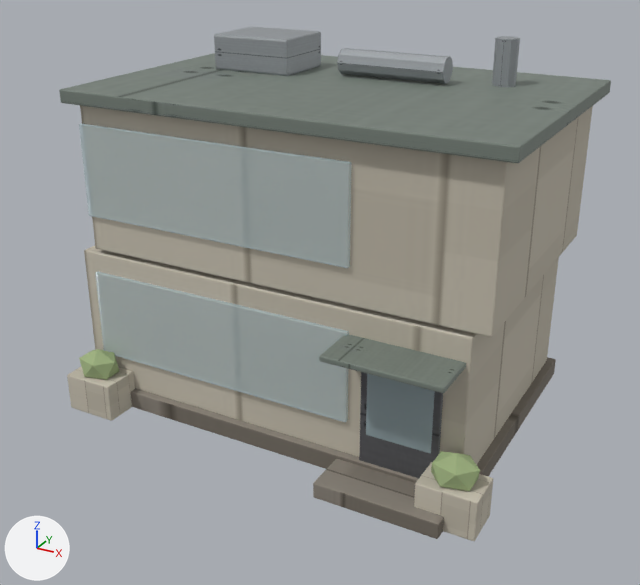
The glTF model assets/build/buildings/research-institute.glb, before and after one commit.
One viewpoint serves both versions: a 50 mm lens placed at (5.13, -9.51, 6.11), pointed at (0.09, -0.35, 1.53). Every picture has the same lights, and +X, +Y and +Z are marked at lower left. The older version comes first. Where no turn or scale is listed for an object, it has been applied to the vertices.

Objects in the first picture: 'acUnit', 'base', 'canopy', 'doorGlass', 'duct', 'floor1', 'floor2', 'glassBand', 'glassBand.001', 'planter', 'planter.001', 'roofSlab', 'steps' and 4 more.
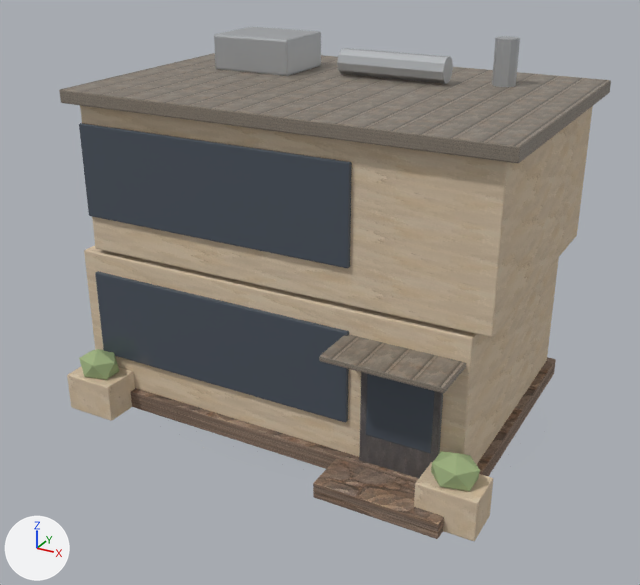
What differs and where, as boxes [x1, y1, x2, y2] in the pictures (640 x 585 px):
'floor2', recoloured
    both: [80, 105, 593, 337]
'floor1', recoloured
    both: [84, 246, 559, 465]
'glassBand.001', recoloured
    both: [79, 123, 352, 268]
'glassBand', recoloured
    both: [95, 271, 349, 422]
'steps', recoloured
    both: [313, 459, 444, 539]
'doorGlass', recoloured
    both: [366, 374, 435, 453]
'planter.001', recoloured
    both: [414, 466, 493, 541]
'planter', recoloured
    both: [67, 366, 135, 421]

The change, as a diff of the scene's bpy script:
```diff
--- a/assets/build/buildings/research-institute.glb.py
+++ b/assets/build/buildings/research-institute.glb.py
@@ img_plaster @@
+img_plaster = load_image('plaster', '_unpacked/plaster', 512, 512, 'sRGB')
@@ img_plaster_n @@
+img_plaster_n = load_image('plaster_n', '_unpacked/plaster_n', 256, 256, 'Non-Color')
@@ img_plaster_r @@
+img_plaster_r = load_image('plaster_r', '_unpacked/plaster_r', 256, 256, 'Non-Color')
@@ img_stone @@
+img_stone = load_image('stone', '_unpacked/stone', 512, 512, 'sRGB')
@@ img_stone_r @@
+img_stone_r = load_image('stone_r', '_unpacked/stone_r', 256, 256, 'Non-Color')
@@ img_stone_n @@
+img_stone_n = load_image('stone_n', '_unpacked/stone_n', 256, 256, 'Non-Color')
@@ mat_plaster_003 @@
+mat_plaster_003 = bpy.data.materials.new('plaster.003')
+# uses the picture img_plaster
+# uses the picture img_plaster_n
+# uses the picture img_plaster_r
@@ mat_stone_003 @@
+mat_stone_003 = bpy.data.materials.new('stone.003')
+# uses the picture img_stone
+# uses the picture img_stone_n
+# uses the picture img_stone_r
@@ mat_darkglass_003 @@
+mat_darkglass_003 = principled_material('darkGlass.003')
+mat_darkglass_003.base_color = (0.09, 0.11, 0.14)  # greyish blue #555d69
+mat_darkglass_003.metallic = 0.25
+mat_darkglass_003.roughness = 0.16
@@ me_cube_120 @@
 me_cube_120.from_pydata(...)  # 56 vertices, 108 faces; spans x 1.45..2.25, y -1.76..-1.72, z 0.6..1.4
-me_cube_120.materials.append(mat_glass_011)  # pale blue #cee7ed
+me_cube_120.materials.append(mat_darkglass_003)  # greyish blue #555d69
@@ me_cube_112 @@
 me_cube_112.from_pydata(...)  # 56 vertices, 108 faces; spans x -2.6..2.6, y -1.7..1.7, z 0.22..2.08
-me_cube_112.materials.append(mat_tilewall_011)
+me_cube_112.materials.append(mat_plaster_003)
@@ me_cube_113 @@
 me_cube_113.from_pydata(...)  # 56 vertices, 108 faces; spans x -2.4..2.8, y -1.7..1.7, z 2.12..3.97
-me_cube_113.materials.append(mat_tilewall_011)
+me_cube_113.materials.append(mat_plaster_003)
@@ me_cube_115 @@
 me_cube_115.from_pydata(...)  # 56 vertices, 108 faces; spans x -2.4..1.2, y -1.75..-1.69, z 0.68..1.83
-me_cube_115.materials.append(mat_glass_011)  # pale blue #cee7ed
+me_cube_115.materials.append(mat_darkglass_003)  # greyish blue #555d69
@@ me_cube_117 @@
 me_cube_117.from_pydata(...)  # 56 vertices, 108 faces; spans x -2.4..1.2, y -1.75..-1.69, z 2.58..3.73
-me_cube_117.materials.append(mat_glass_011)  # pale blue #cee7ed
+me_cube_117.materials.append(mat_darkglass_003)  # greyish blue #555d69
@@ me_cube_124 @@
 me_cube_124.from_pydata(...)  # 56 vertices, 108 faces; spans x -2.65..-1.95, y -2.2..-1.7, z 0.0..0.5
-me_cube_124.materials.append(mat_tilewall_011)
+me_cube_124.materials.append(mat_plaster_003)
@@ me_cube_125 @@
 me_cube_125.from_pydata(...)  # 56 vertices, 108 faces; spans x 2.25..2.95, y -2.2..-1.7, z 0.0..0.5
-me_cube_125.materials.append(mat_tilewall_011)
+me_cube_125.materials.append(mat_plaster_003)
@@ me_cube_122 @@
 me_cube_122.from_pydata(...)  # 56 vertices, 108 faces; spans x 1.1..2.6, y -2.35..-1.75, z 0.0..0.2
-me_cube_122.materials.append(mat_stone1_011)
+me_cube_122.materials.append(mat_stone_003)
```
